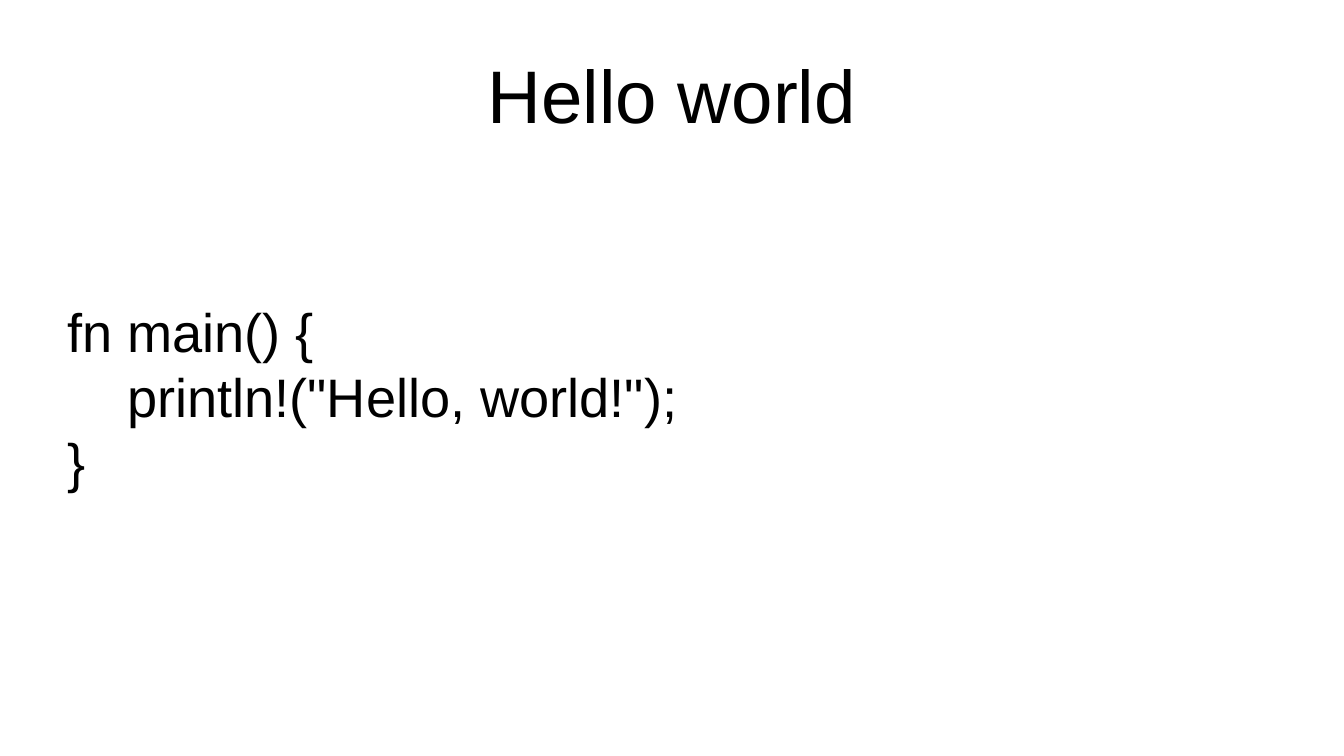
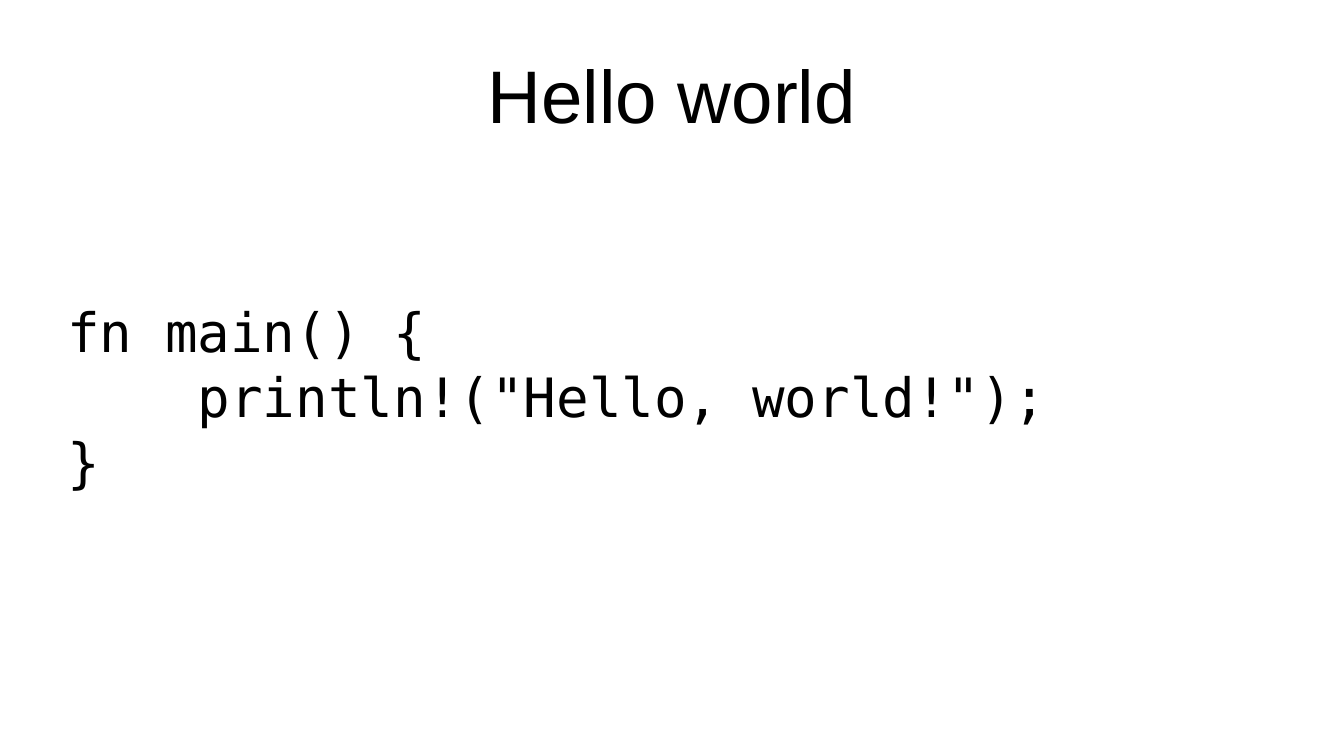
Before and after one commit to bmalecki/rust-getting-started, a slide deck: slide 6 of Rust-presentation.odp (slide 3 before the commit). Drawn at 1344x756 pixels with LibreOffice and Linux fonts; fonts in the diff are those of the drawing. Boxes give left, top, right and bottom in pixels: in the first picture for what was removed or moved away, otherwise in the second. Text is boxed around its words. In the diff, an @@ line names an element or a change of style, - is before the commit and + after.

```diff
--- a/Rust-presentation.odp
+++ b/Rust-presentation.odp
@@ subtitle "fn main() {" at (67,310,1046,428): font Arial to DejaVu Sans Mono @@
```
Also in this commit, not shown: 4 other slides changed, 36 slides added, 1 slide removed, 12 other files.
